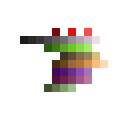
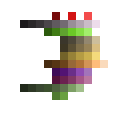
Before/after of a 128px x 128px layered artwork. What changed in the layer stack:
painted on "Pallette" over [20, 12, 100, 100]
